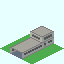
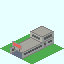
Revision of a layered 64px x 64px image; what changed, layer by layer:
painted on "Base_Plate_1x1.png" over [12, 41, 22, 51]
